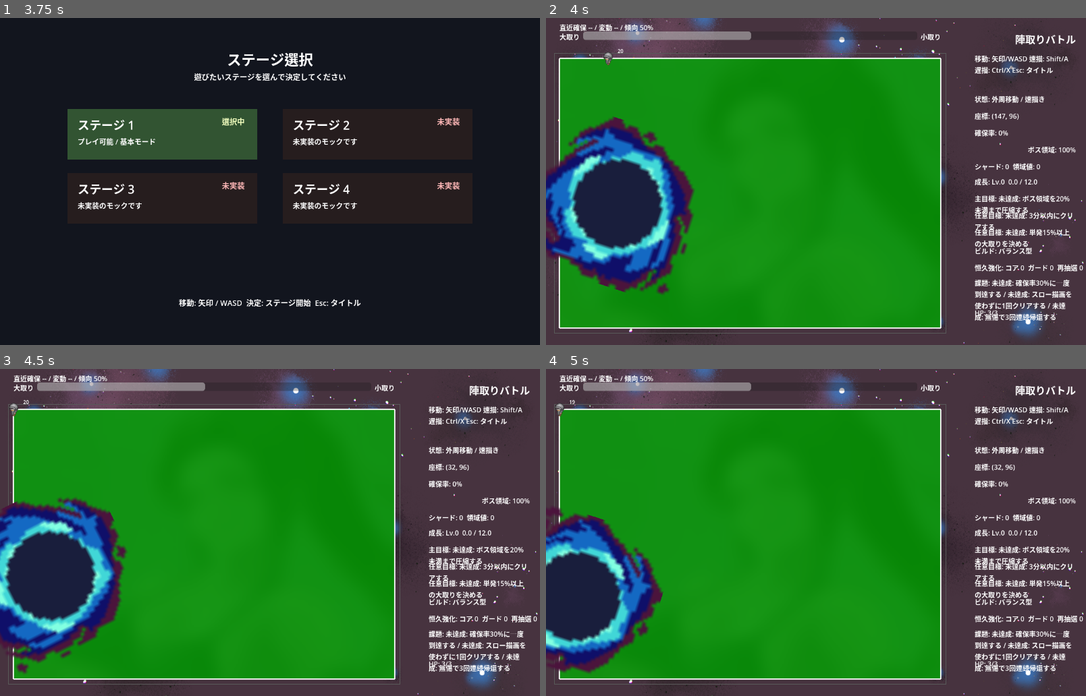
Above: before the commit, frames 1-4 (two rows, left to right).
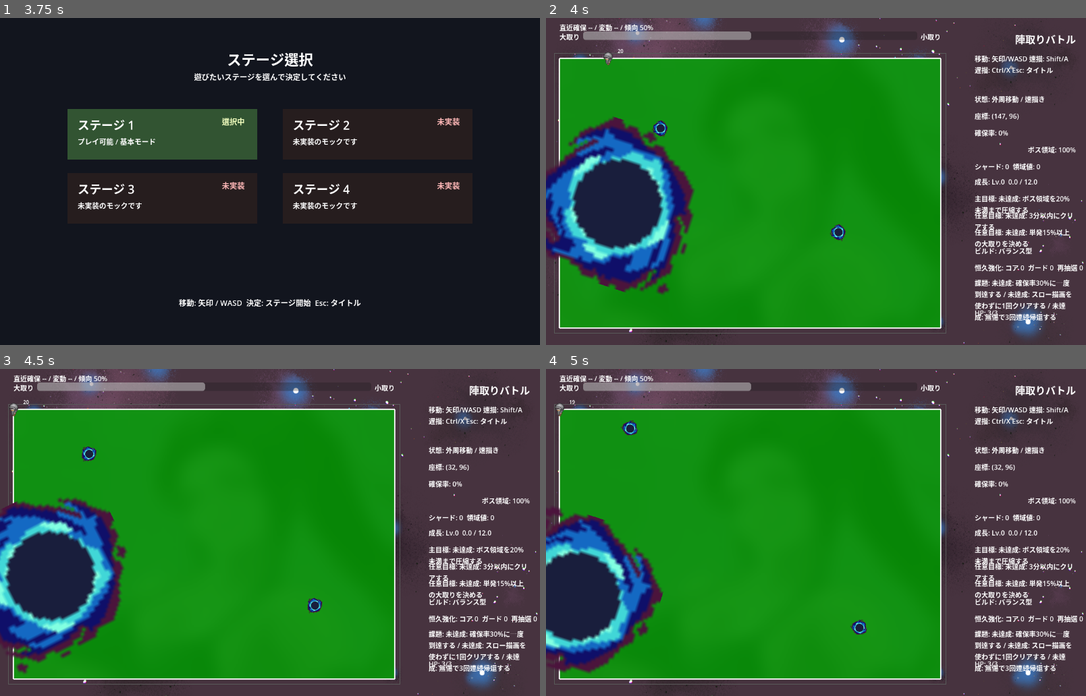
Above: after the commit, the same moments.

Repository: goenc/qix-project
Game: Godot game, scene res://scenes/title_main.tscn
Two runs of this game, one before a commit and one after it. Both use one fixed random seed, a clock stepped at 60 frames per second and the inputs below.
Inputs (mouse positions are in pixels of both pictures, inside the frame that each line leads up to):
- Up to frame 1 (3.75 s): tap Enter (qix_start) at 0.5, 1.25, 1.35, 2, 2.75, 3.5 s; move the mouse to (388, 165) at 0.52 s; hold Right (move_right) 0.53-1.28 s; tap Shift (qix_draw) at 0.6 s; click (388, 165) at 0.67 s; tap Space at 0.77, 1.52, 3.02 s; move the mouse to (162, 197) at 1.27 s; hold Down (move_down) 1.28-2.03 s; move the mouse to (324, 109) at 2.02 s; hold Right (move_right) 2.03-2.78 s; tap Ctrl at 2.1 s; move the mouse to (243, 246) at 2.77 s; hold Up (move_up) 2.78-3.53 s; tap 1 at 2.85 s; click (243, 246) at 2.92 s; move the mouse to (432, 230) at 3.52 s; hold Left (move_left) from 3.53 s (still down); tap 2 at 3.6 s
- Up to frame 2 (4 s): keep holding Left (move_left); tap Space at 3.77 s
- Up to frame 3 (4.5 s): keep holding Left (move_left); move the mouse to (108, 483) at 4.27 s; tap 3 at 4.35 s
- Up to frame 4 (5 s): keep holding Left (move_left); tap Space at 4.52 s

Frame 1 is identical in both runs. In frame 2, 0.2% of the frame differs, in the area x 19-56%, y 31-69%; in frame 3, 0.2%; in frame 4, 0.2%.

Commit message:
1面に固定サイズの雑魚敵を2体追加
・固定サイズで移動する minor_enemy のシーンとスクリプトを追加
・base_main に雑魚敵2体を配置して外周更新とクリア時非表示へ接続
・godot と godot_console で通常起動と base_main 直接起動の確認を実施

Diff:
--- a/scenes/base_main.tscn
+++ b/scenes/base_main.tscn
@@ -1,9 +1,10 @@
-[gd_scene load_steps=5 format=3]
+[gd_scene load_steps=6 format=3]
 
 [ext_resource type="Script" path="res://scripts/game/base_main.gd" id="1_script"]
 [ext_resource type="PackedScene" path="res://scenes/player/base_player.tscn" id="2_player_scene"]
 [ext_resource type="PackedScene" path="res://scenes/enemy/bbos.tscn" id="3_bbos_scene"]
-[ext_resource type="Texture2D" path="res://assets/backgrounds/common/game_background_1280x720.png" id="4_background"]
+[ext_resource type="PackedScene" path="res://scenes/enemy/minor_enemy.tscn" id="4_minor_enemy_scene"]
+[ext_resource type="Texture2D" path="res://assets/backgrounds/common/game_background_1280x720.png" id="5_background"]
 
 [node name="BaseMain" type="Node2D"]
 script = ExtResource("1_script")
@@ -21,11 +22,21 @@
 offset_right = 0.0
 offset_bottom = 0.0
 mouse_filter = 2
-texture = ExtResource("4_background")
+texture = ExtResource("5_background")
 
 [node name="BasePlayer" parent="." instance=ExtResource("2_player_scene")]
 
 [node name="BBOS" parent="." instance=ExtResource("3_bbos_scene")]
+
+[node name="MinorEnemyA" parent="." instance=ExtResource("4_minor_enemy_scene")]
+move_speed = 170.0
+initial_spawn_ratio = Vector2(0.28, 0.28)
+initial_direction = Vector2(1, -1)
+
+[node name="MinorEnemyB" parent="." instance=ExtResource("4_minor_enemy_scene")]
+move_speed = 150.0
+initial_spawn_ratio = Vector2(0.72, 0.62)
+initial_direction = Vector2(-1, 1)
 
 [node name="Boss" type="Node2D" parent="."]
 position = Vector2(320, 240)
--- /dev/null
+++ b/scenes/enemy/minor_enemy.tscn
@@ -0,0 +1,19 @@
+[gd_scene load_steps=4 format=3]
+
+[ext_resource type="Script" path="res://scripts/enemy/minor_enemy.gd" id="1_script"]
+[ext_resource type="Texture2D" path="res://assets/enemy/black_hole.png" id="2_texture"]
+[sub_resource type="RectangleShape2D" id="RectangleShape2D_pick"]
+size = Vector2(48, 48)
+
+[node name="MinorEnemy" type="Node2D" groups=["debug_enemy_collision"]]
+script = ExtResource("1_script")
+
+[node name="Body" type="Sprite2D" parent="."]
+scale = Vector2(0.75, 0.75)
+texture = ExtResource("2_texture")
+centered = true
+
+[node name="PickArea" type="Area2D" parent="."]
+
+[node name="CollisionShape2D" type="CollisionShape2D" parent="PickArea"]
+shape = SubResource("RectangleShape2D_pick")
--- /dev/null
+++ b/scripts/enemy/minor_enemy.gd
@@ -0,0 +1,472 @@
+extends Node2D
+class_name MinorEnemy
+
+const PlayfieldBoundary = preload("res://scripts/game/playfield_boundary.gd")
+const MAX_REFLECTIONS_PER_FRAME := 2
+
+@export var move_speed: float = 165.0
+@export var direction_change_interval_min: float = 0.8
+@export var direction_change_interval_max: float = 1.6
+@export var bounce_epsilon: float = 0.5
+@export var collision_radius: float = 24.0
+@export var min_collision_radius: float = 12.0
+@export var body_rotation_speed_deg: float = 120.0
+@export var initial_spawn_ratio := Vector2(0.3, 0.35)
+@export var initial_direction := Vector2(1.0, -1.0)
+
+@onready var body: Sprite2D = $Body
+@onready var pick_area: Area2D = $PickArea
+@onready var base_player: Node = get_node_or_null("../BasePlayer")
+
+var playfield_rect: Rect2 = Rect2()
+var active_outer_loop: PackedVector2Array = PackedVector2Array()
+var active_outer_loop_metrics: Dictionary = {}
+var active_inner_loop: PackedVector2Array = PackedVector2Array()
+var active_inner_loop_metrics: Dictionary = {}
+var active_inner_loop_total_length := 0.0
+var active_inner_loop_cache_ready := false
+var rng := RandomNumberGenerator.new()
+var has_spawned := false
+var velocity := Vector2.ZERO
+var direction_change_timer := 0.0
+var last_reported_position := Vector2(INF, INF)
+var corner_stuck_score := 0.0
+var corner_escape_cooldown := 0.0
+var last_corner_hit_position := Vector2(INF, INF)
+
+
+func _ready() -> void:
+	process_mode = Node.PROCESS_MODE_PAUSABLE
+	rng.randomize()
+	if is_instance_valid(pick_area):
+		pick_area.set_meta(&"debug_pick_owner", self)
+	_reset_direction_change_timer()
+	_pick_new_velocity()
+
+
+func _process(delta: float) -> void:
+	if is_instance_valid(body):
+		body.rotation += deg_to_rad(body_rotation_speed_deg) * delta
+	if active_outer_loop.size() < 3:
+		return
+
+	if corner_escape_cooldown > 0.0:
+		corner_escape_cooldown = maxf(corner_escape_cooldown - delta, 0.0)
+	corner_stuck_score = maxf(corner_stuck_score - delta * 2.0, 0.0)
+
+	direction_change_timer -= delta
+	if direction_change_timer <= 0.0:
+		_pick_new_velocity()
+		_reset_direction_change_timer()
+
+	var safe_radius := _get_effective_collision_radius()
+	var safe_epsilon := maxf(bounce_epsilon, 0.001)
+	var remaining_time := delta
+	var reflection_count := 0
+	while remaining_time > 0.0 and reflection_count < MAX_REFLECTIONS_PER_FRAME:
+		var segment_start := position
+		var next_position := position + velocity * remaining_time
+		var boundary_hit := PlayfieldBoundary.find_first_boundary_hit(
+			position,
+			next_position,
+			active_inner_loop,
+			safe_epsilon
+		)
+		if !bool(boundary_hit.get("hit", false)):
+			position = _ensure_position_inside_active_boundary(next_position, safe_epsilon)
+			_attempt_player_hit(segment_start, position, safe_radius)
+			return
+
+		position = boundary_hit["point"]
+		_attempt_player_hit(segment_start, position, safe_radius)
+		if _should_escape_corner(boundary_hit, safe_epsilon):
+			_perform_corner_escape(safe_radius, safe_epsilon)
+			remaining_time = 0.0
+			break
+		velocity = _reflect_velocity(velocity, Vector2(boundary_hit.get("normal", Vector2.ZERO)))
+		position += Vector2(boundary_hit.get("normal", Vector2.ZERO)) * maxf(bounce_epsilon, 0.05)
+		position = _ensure_position_inside_active_boundary(position, safe_epsilon)
+		var travel_ratio := clampf(float(boundary_hit.get("travel_ratio", 1.0)), 0.0, 1.0)
+		remaining_time *= maxf(0.0, 1.0 - travel_ratio)
+		reflection_count += 1
+
+	if remaining_time > 0.0:
+		var segment_start := position
+		position = _ensure_position_inside_active_boundary(position + velocity * remaining_time, safe_epsilon)
+		_attempt_player_hit(segment_start, position, safe_radius)
+
+
+func set_playfield_rect(rect: Rect2) -> void:
+	playfield_rect = rect.abs()
+	if playfield_rect.size.x <= 0.0 or playfield_rect.size.y <= 0.0:
+		return
+
+	var spawnable_rect := _get_spawnable_rect(playfield_rect)
+	if !has_spawned:
+		position = _resolve_initial_spawn_point(spawnable_rect)
+		has_spawned = true
+	elif !_rect_has_point(spawnable_rect, position):
+		position = _clamp_point_to_rect(position, spawnable_rect)
+
+
+func set_active_outer_loop(loop: PackedVector2Array) -> void:
+	var sanitized_loop := PlayfieldBoundary.sanitize_loop(loop)
+	if sanitized_loop.size() < 3:
+		return
+
+	active_outer_loop = sanitized_loop
+	active_outer_loop_metrics = PlayfieldBoundary.build_loop_metrics(active_outer_loop)
+	_rebuild_active_inner_loop()
+	_reset_corner_stuck_state()
+	if has_spawned:
+		position = _ensure_position_inside_active_boundary(
+			position,
+			maxf(bounce_epsilon, 0.001)
+		)
+
+
+func _resolve_initial_spawn_point(spawnable_rect: Rect2) -> Vector2:
+	var ratio := Vector2(
+		clampf(initial_spawn_ratio.x, 0.0, 1.0),
+		clampf(initial_spawn_ratio.y, 0.0, 1.0)
+	)
+	return Vector2(
+		lerpf(spawnable_rect.position.x, spawnable_rect.end.x, ratio.x),
+		lerpf(spawnable_rect.position.y, spawnable_rect.end.y, ratio.y)
+	)
+
+
+func _get_spawnable_rect(rect: Rect2) -> Rect2:
+	var radius := _get_effective_collision_radius()
+	var min_x := rect.position.x + radius
+	var max_x := rect.end.x - radius
+	var min_y := rect.position.y + radius
+	var max_y := rect.end.y - radius
+	if min_x > max_x:
+		var center_x := rect.position.x + rect.size.x * 0.5
+		min_x = center_x
+		max_x = center_x
+	if min_y > max_y:
+		var center_y := rect.position.y + rect.size.y * 0.5
+		min_y = center_y
+		max_y = center_y
+	return Rect2(
+		Vector2(min_x, min_y),
+		Vector2(max_x - min_x, max_y - min_y)
+	)
+
+
+func _clamp_point_to_rect(point: Vector2, rect: Rect2) -> Vector2:
+	return Vector2(
+		clampf(point.x, rect.position.x, rect.end.x),
+		clampf(point.y, rect.position.y, rect.end.y)
+	)
+
+
+func _rect_has_point(rect: Rect2, point: Vector2) -> bool:
+	return (
+		point.x >= rect.position.x
+		and point.x <= rect.end.x
+		and point.y >= rect.position.y
+		and point.y <= rect.end.y
+	)
+
+
+func _reset_direction_change_timer() -> void:
+	var min_interval := minf(direction_change_interval_min, direction_change_interval_max)
+	var max_interval := maxf(direction_change_interval_min, direction_change_interval_max)
+	direction_change_timer = min_interval if is_equal_approx(min_interval, max_interval) else rng.randf_range(min_interval, max_interval)
+
+
+func _pick_new_velocity() -> void:
+	var direction := initial_direction
+	if direction == Vector2.ZERO or rng.randf() < 0.7:
+		direction = Vector2(
+			-1.0 if rng.randi_range(0, 1) == 0 else 1.0,
+			-1.0 if rng.randi_range(0, 1) == 0 else 1.0
+		)
+	velocity = direction.normalized() * maxf(absf(move_speed), 0.001)
+
+
+func _reflect_velocity(current_velocity: Vector2, normal: Vector2) -> Vector2:
+	var safe_normal := normal.normalized()
+	if safe_normal == Vector2.ZERO:
+		return current_velocity
+	var reflected_velocity := current_velocity - 2.0 * current_velocity.dot(safe_normal) * safe_normal
+	if reflected_velocity.length_squared() <= 0.0001:
+		return current_velocity
+	return reflected_velocity.normalized() * maxf(current_velocity.length(), 0.001)
+
+
+func _get_effective_collision_radius() -> float:
+	return maxf(collision_radius, maxf(min_collision_radius, 0.0))
+
+
+func _ensure_position_inside_active_boundary(point: Vector2, epsilon: float) -> Vector2:
+	if active_inner_loop.size() < 3:
+		return point
+	return PlayfieldBoundary.ensure_point_inside_with_metrics(
+		active_inner_loop,
+		point,
+		epsilon,
+		active_inner_loop_metrics
+	)
+
+
+func _rebuild_active_inner_loop() -> void:
+	active_inner_loop = PackedVector2Array()
+	active_inner_loop_metrics = {}
+	active_inner_loop_total_length = 0.0
+	active_inner_loop_cache_ready = false
+	if active_outer_loop.size() < 3:
+		active_inner_loop_cache_ready = true
+		return
+	active_inner_loop = PlayfieldBoundary.build_inset_loop(
+		active_outer_loop,
+		_get_effective_collision_radius(),
+		maxf(bounce_epsilon, 0.001)
+	)
+	active_inner_loop_cache_ready = true
+	if active_inner_loop.size() < 3:
+		return
+	active_inner_loop_metrics = PlayfieldBoundary.build_loop_metrics(active_inner_loop)
+	active_inner_loop_total_length = float(active_inner_loop_metrics.get("total_length", 0.0))
+
+
+func _reset_corner_stuck_state() -> void:
+	corner_stuck_score = 0.0
+	corner_escape_cooldown = 0.0
+	last_corner_hit_position = Vector2(INF, INF)
+
+
+func _should_escape_corner(hit: Dictionary, safe_epsilon: float) -> bool:
+	if corner_escape_cooldown > 0.0:
+		return false
+	var hit_point := Vector2(hit.get("point", position))
+	var segment_start := Vector2(hit.get("segment_start", hit_point))
+	var segment_end := Vector2(hit.get("segment_end", hit_point))
+	var corner_tolerance := maxf(safe_epsilon * 4.0, 2.0)
+	var hit_near_corner := (
+		hit_point.distance_to(segment_start) <= corner_tolerance
+		or hit_point.distance_to(segment_end) <= corner_tolerance
+	)
+	if !hit_near_corner:
+		corner_stuck_score = 0.0
+		last_corner_hit_position = Vector2(INF, INF)
+		return false
+	if last_corner_hit_position.distance_to(hit_point) <= corner_tolerance:
+		corner_stuck_score += 1.0
+	else:
+		corner_stuck_score = 1.0
+	last_corner_hit_position = hit_point
+	return corner_stuck_score >= 2.0
+
+
+func _perform_corner_escape(safe_radius: float, safe_epsilon: float) -> void:
+	var current_speed := maxf(absf(move_speed), velocity.length())
+	var candidate_directions: Array[Vector2] = [
+		-velocity.normalized() if velocity.length_squared() > 0.0001 else Vector2.ZERO,
+		Vector2.LEFT,
+		Vector2.RIGHT,
+		Vector2.UP,
+		Vector2.DOWN,
+		Vector2(-1.0, -1.0).normalized(),
+		Vector2(1.0, -1.0).normalized(),
+		Vector2(-1.0, 1.0).normalized(),
+		Vector2(1.0, 1.0).normalized()
+	]
+	var escape_distance := maxf(safe_radius * 0.5, maxf(bounce_epsilon * 4.0, 4.0))
+	for direction in candidate_directions:
+		if direction == Vector2.ZERO:
+			continue
+		var candidate_point := position + direction * escape_distance
+		var resolved_point := _ensure_position_inside_active_boundary(candidate_point, safe_epsilon)
+		if resolved_point.distance_to(position) <= safe_epsilon:
+			continue
+		var resolved_direction := (resolved_point - position).normalized()
+		position = resolved_point
+		velocity = resolved_direction * maxf(current_speed, 0.001)
+		corner_stuck_score = 0.0
+		corner_escape_cooldown = 0.15
+		last_corner_hit_position = Vector2(INF, INF)
+		_reset_direction_change_timer()
+		return
+
+
+func _attempt_player_hit(from_point: Vector2, to_point: Vector2, attack_radius: float) -> void:
+	var player := _get_base_player()
+	if !is_instance_valid(player):
+		return
+	if !player.has_method("get_boss_hit_targets") or !player.has_method("apply_boss_damage"):
+		return
+	var targets: Dictionary = player.call("get_boss_hit_targets")
+	var body_hitbox_enabled := bool(targets.get("player", false))
+	var trail_hitbox_enabled := bool(targets.get("trail", false))
+	if player.has_method("is_body_damage_hitbox_enabled"):
+		body_hitbox_enabled = bool(player.call("is_body_damage_hitbox_enabled"))
+	if player.has_method("is_trail_damage_hitbox_enabled"):
+		trail_hitbox_enabled = bool(player.call("is_trail_damage_hitbox_enabled"))
+	var best_hit := {"hit": false}
+	var swept_aabb := _build_swept_aabb(from_point, to_point, attack_radius)
+	if body_hitbox_enabled and player.has_method("get_body_damage_rect"):
+		var body_rect: Rect2 = player.call("get_body_damage_rect")
+		if _rects_overlap(swept_aabb, body_rect):
+			var body_hit := _find_segment_rect_contact(from_point, to_point, body_rect, attack_radius)
+			if bool(body_hit.get("hit", false)):
+				best_hit = body_hit
+	if trail_hitbox_enabled and player.has_method("get_active_damage_trail_segments"):
+		var trail_segments: Array = []
+		var trail_segment_aabbs: Array = []
+		if player.has_method("get_active_damage_trail_data"):
+			var trail_data: Dictionary = player.call("get_active_damage_trail_data")
+			trail_segments = trail_data.get("segments", [])
+			trail_segment_aabbs = trail_data.get("aabbs", [])
+		else:
+			trail_segments = player.call("get_active_damage_trail_segments")
+		var trail_hit := _find_trail_hit(from_point, to_point, attack_radius, trail_segments, trail_segment_aabbs, swept_aabb)
+		if bool(trail_hit.get("hit", false)):
+			if (
+				!bool(best_hit.get("hit", false))
+				or float(trail_hit.get("distance", INF)) < float(best_hit.get("distance", INF))
+			):
+				best_hit = trail_hit
+	if bool(best_hit.get("hit", false)):
+		player.call("apply_boss_damage")
+
+
+func _get_base_player() -> Node:
+	if is_instance_valid(base_player):
+		return base_player
+	base_player = get_node_or_null("../BasePlayer")
+	return base_player
+
+
+func _find_trail_hit(
+	from_point: Vector2,
+	to_point: Vector2,
+	attack_radius: float,
+	trail_segments: Array,
+	trail_segment_aabbs: Array,
+	swept_aabb: Rect2
+) -> Dictionary:
+	var best_hit := {"hit": false}
+	for index in range(trail_segments.size()):
+		var segment_variant = trail_segments[index]
+		var segment: PackedVector2Array = segment_variant
+		if segment.size() < 2:
+			continue
+		var segment_aabb := Rect2()
+		if index < trail_segment_aabbs.size():
+			segment_aabb = trail_segment_aabbs[index]
+		else:
+			segment_aabb = _build_swept_aabb(segment[0], segment[1], 0.0)
+		if !_rects_overlap(swept_aabb, segment_aabb):
+			continue
+		var contact := _find_segment_segment_contact(from_point, to_point, segment[0], segment[1], attack_radius)
+		if !bool(contact.get("hit", false)):
+			continue
+		if (
+			!bool(best_hit.get("hit", false))
+			or float(contact.get("distance", INF)) < float(best_hit.get("distance", INF))
+		):
+			best_hit = contact
+	return best_hit
+
+
+func _find_segment_rect_contact(from_point: Vector2, to_point: Vector2, rect: Rect2, padding: float) -> Dictionary:
+	var expanded_rect := rect.grow(maxf(padding, 0.0))
+	var delta := to_point - from_point
+	if delta.is_zero_approx():
+		if expanded_rect.has_point(from_point):
+			return {"hit": true, "distance": 0.0, "point": from_point}
+		return {"hit": false}
+	var t_min := 0.0
+	var t_max := 1.0
+	var clip_result := _clip_segment_axis(-delta.x, from_point.x - expanded_rect.position.x, t_min, t_max)
+	if !bool(clip_result.get("hit", false)):
+		return {"hit": false}
+	t_min = float(clip_result.get("t_min", t_min))
+	t_max = float(clip_result.get("t_max", t_max))
+	clip_result = _clip_segment_axis(delta.x, expanded_rect.end.x - from_point.x, t_min, t_max)
+	if !bool(clip_result.get("hit", false)):
+		return {"hit": false}
+	t_min = float(clip_result.get("t_min", t_min))
+	t_max = float(clip_result.get("t_max", t_max))
+	clip_result = _clip_segment_axis(-delta.y, from_point.y - expanded_rect.position.y, t_min, t_max)
+	if !bool(clip_result.get("hit", false)):
+		return {"hit": false}
+	t_min = float(clip_result.get("t_min", t_min))
+	t_max = float(clip_result.get("t_max", t_max))
+	clip_result = _clip_segment_axis(delta.y, expanded_rect.end.y - from_point.y, t_min, t_max)
+	if !bool(clip_result.get("hit", false)):
+		return {"hit": false}
+	t_min = float(clip_result.get("t_min", t_min))
+	var contact_point := from_point + delta * t_min
+	return {"hit": true, "distance": from_point.distance_to(contact_point), "point": contact_point}
+
+
+func _clip_segment_axis(p: float, q: float, t_min: float, t_max: float) -> Dictionary:
+	if is_zero_approx(p):
+		return {"hit": q >= 0.0, "t_min": t_min, "t_max": t_max}
+	var ratio := q / p
+	if p < 0.0:
+		if ratio > t_max:
+			return {"hit": false}
+		t_min = maxf(t_min, ratio)
+	else:
+		if ratio < t_min:
+			return {"hit": false}
+		t_max = minf(t_max, ratio)
+	return {"hit": t_min <= t_max, "t_min": t_min, "t_max": t_max}
+
+
+func _find_segment_segment_contact(a0: Vector2, a1: Vector2, b0: Vector2, b1: Vector2, radius: float) -> Dictionary:
+	var d1 := a1 - a0
+	var d2 := b1 - b0
+	var r := a0 - b0
+	var a := d1.dot(d1)
+	var e := d2.dot(d2)
+	var f := d2.dot(r)
+	var s := 0.0
+	var t := 0.0
+	if a <= 0.0001 and e <= 0.0001:
+		if a0.distance_to(b0) <= radius:
+			return {"hit": true, "distance": 0.0, "point": a0}
+		return {"hit": false}
+	if a <= 0.0001:
+		t = clampf(f / e, 0.0, 1.0)
+	elif e <= 0.0001:
+		s = clampf(-d1.dot(r) / a, 0.0, 1.0)
+	else:
+		var c := d1.dot(r)
+		var b := d1.dot(d2)
+		var denominator := a * e - b * b
+		if !is_zero_approx(denominator):
+			s = clampf((b * f - c * e) / denominator, 0.0, 1.0)
+		t = (b * s + f) / e
+		if t < 0.0:
+			t = 0.0
+			s = clampf(-c / a, 0.0, 1.0)
+		elif t > 1.0:
+			t = 1.0
+			s = clampf((b - c) / a, 0.0, 1.0)
+	var closest_a := a0 + d1 * s
+	var closest_b := b0 + d2 * t
+	if closest_a.distance_to(closest_b) > radius:
+		return {"hit": false}
+	return {"hit": true, "distance": a0.distance_to(closest_a), "point": closest_a}
+
+
+func _build_swept_aabb(from_point: Vector2, to_point: Vector2, padding: float) -> Rect2:
+	var min_point := Vector2(minf(from_point.x, to_point.x), minf(from_point.y, to_point.y))
+	var max_point := Vector2(maxf(from_point.x, to_point.x), maxf(from_point.y, to_point.y))
+	return Rect2(min_point, max_point - min_point).grow(maxf(padding, 0.0))
+
+
+func _rects_overlap(a: Rect2, b: Rect2) -> bool:
+	return (
+		a.position.x <= b.end.x
+		and a.end.x >= b.position.x
+		and a.position.y <= b.end.y
+		and a.end.y >= b.position.y
+	)
--- a/scripts/game/base_main.gd
+++ b/scripts/game/base_main.gd
@@ -4,6 +4,7 @@
 const InputActionUtils = preload("res://scripts/common/input_action_utils.gd")
 const PlayfieldBoundary = preload("res://scripts/game/playfield_boundary.gd")
 const BBOS_SCENE = preload("res://scenes/enemy/bbos.tscn")
+const MINOR_ENEMY_SCENE = preload("res://scenes/enemy/minor_enemy.tscn")
 const BaseMainCaptureService = preload("res://scripts/game/services/base_main_capture_service.gd")
 const BaseMainGuideService = preload("res://scripts/game/services/base_main_guide_service.gd")
 const BaseMainBossRegionService = preload("res://scripts/game/services/base_main_boss_region_service.gd")
@@ -42,6 +43,8 @@
 
 @onready var base_player = get_node_or_null("BasePlayer")
 @onready var bbos: Node2D = get_node_or_null("BBOS")
+@onready var minor_enemy_a: Node2D = get_node_or_null("MinorEnemyA")
+@onready var minor_enemy_b: Node2D = get_node_or_null("MinorEnemyB")
 @onready var boss: Node2D = get_node_or_null("Boss")
 @onready var help_label: Label = $Ui/Root/HelpLabel
 @onready var state_label: Label = $Ui/Root/StateLabel
@@ -137,6 +140,7 @@
 	run_progress_service.setup(self, upgrade_draft_service)
 	_register_input_map()
 	_ensure_bbos_node()
+	_ensure_minor_enemy_nodes()
 	_recalculate_playfield_rect()
 	_initialize_outer_loop_from_rect()
 	_connect_player_signal()
@@ -389,6 +393,19 @@
 	bbos_instance.name = "BBOS"
 	add_child(bbos_instance)
 	bbos = bbos_instance as Node2D
+
+
+func _ensure_minor_enemy_nodes() -> void:
+	if !is_instance_valid(minor_enemy_a):
+		var enemy_a := MINOR_ENEMY_SCENE.instantiate()
+		enemy_a.name = "MinorEnemyA"
+		add_child(enemy_a)
+		minor_enemy_a = enemy_a as Node2D
+	if !is_instance_valid(minor_enemy_b):
+		var enemy_b := MINOR_ENEMY_SCENE.instantiate()
+		enemy_b.name = "MinorEnemyB"
+		add_child(enemy_b)
+		minor_enemy_b = enemy_b as Node2D
 
 
 func _connect_player_signal() -> void:
@@ -458,12 +475,22 @@
 	if current_outer_loop.is_empty():
 		_initialize_outer_loop_from_rect()
 	if !is_instance_valid(bbos):
+		_apply_playfield_to_minor_enemies()
 		return
 	if bbos.has_method("set_playfield_rect"):
 		bbos.call("set_playfield_rect", playfield_rect)
 	if bbos.has_method("set_active_outer_loop"):
 		bbos.call("set_active_outer_loop", current_outer_loop)
+	_apply_playfield_to_minor_enemies()
 	_apply_boss_region_ratio_to_bbos()
+
+
+func _apply_playfield_to_minor_enemies() -> void:
+	for enemy in _get_minor_enemies():
+		if enemy.has_method("set_playfield_rect"):
+			enemy.call("set_playfield_rect", playfield_rect)
+		if enemy.has_method("set_active_outer_loop"):
+			enemy.call("set_active_outer_loop", current_outer_loop)
 
 
 func _apply_boss_region_ratio_to_bbos() -> void:
@@ -557,6 +584,8 @@
 		return
 
 	_hide_game_clear_target(bbos)
+	for enemy in _get_minor_enemies():
+		_hide_game_clear_target(enemy)
 	_hide_game_clear_target(boss)
 	clear_boss_hidden_done = true
 
@@ -946,5 +975,14 @@
 	return true
 
 
+func _get_minor_enemies() -> Array[Node2D]:
+	var enemies: Array[Node2D] = []
+	if is_instance_valid(minor_enemy_a):
+		enemies.append(minor_enemy_a)
+	if is_instance_valid(minor_enemy_b):
+		enemies.append(minor_enemy_b)
+	return enemies
+
+
 func _on_bbos_position_changed(_world_position: Vector2) -> void:
 	_sync_boss_marker()
Not shown, changed: runtime/commit_message.md
